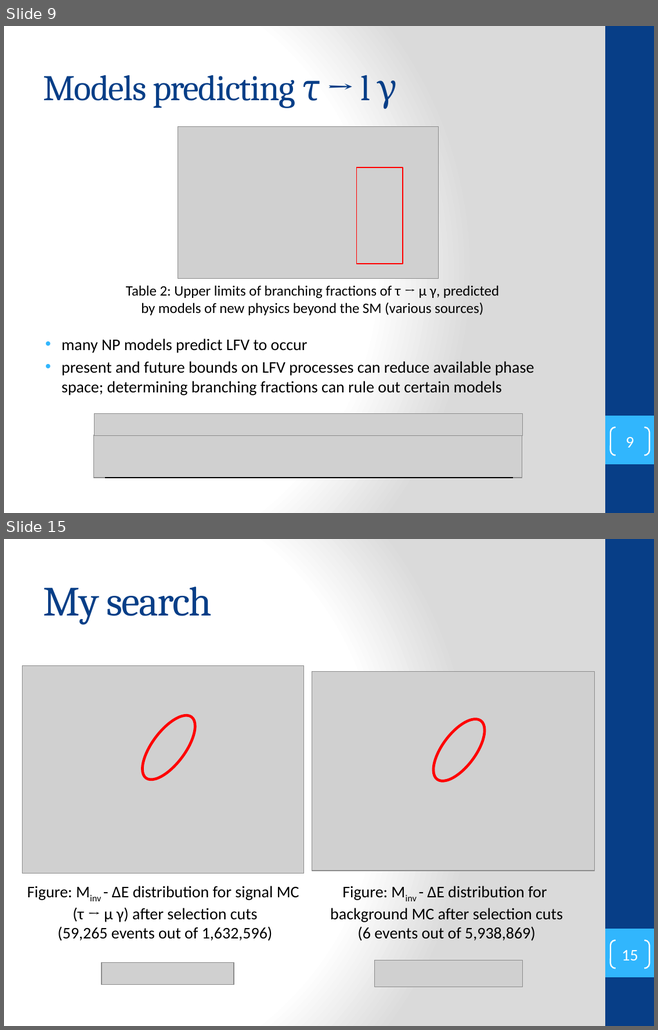
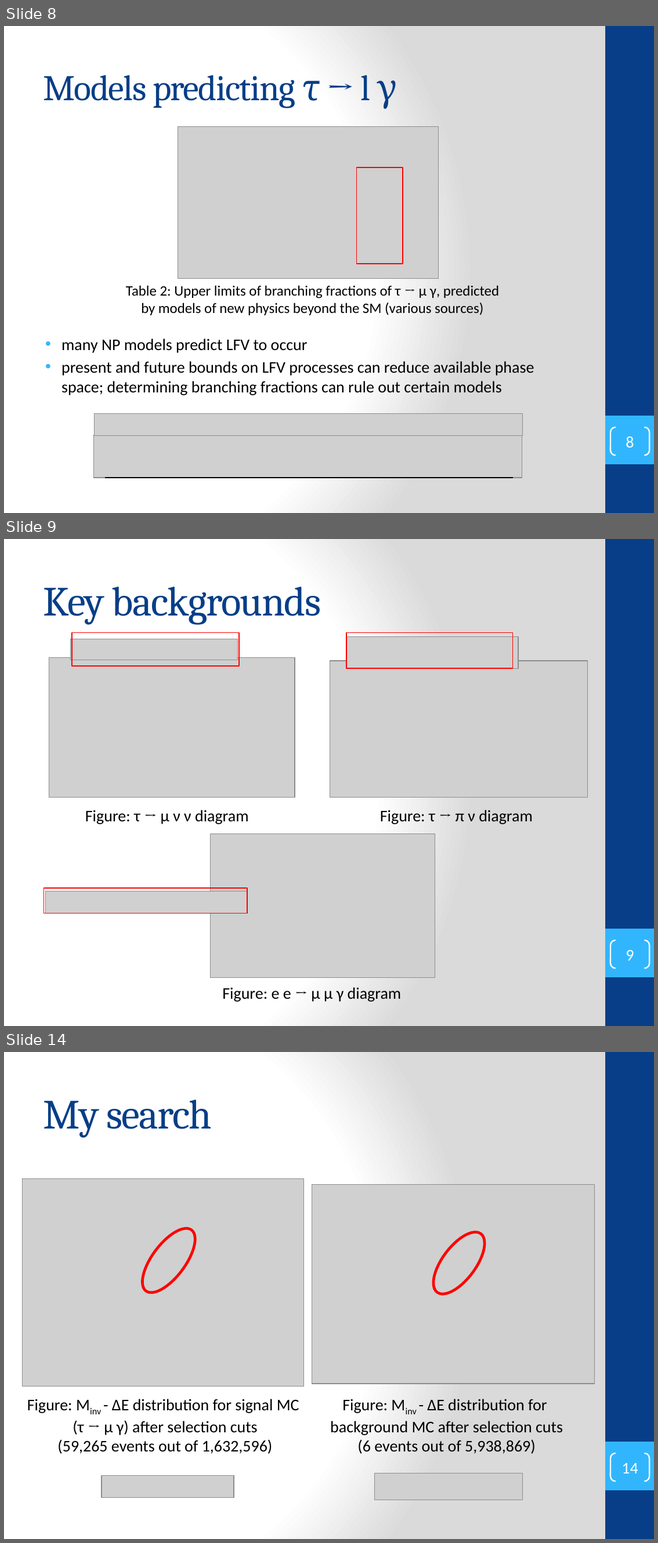
Before and after one commit to secret-agent-drone/lit-review, a slide deck: LiteratureReview_talk/lit_review_talk.pptx. Shown one above the other, each under a label of ours: slides 9 and 15 before the commit, slides 8, 9 and 14 after it; the slides between them are not shown. The pictures are 658x1030 and 658x1543 pixels, drawn with LibreOffice and Linux fonts; fonts in the diff are those of the drawing; grey boxes stand for pictures. Boxes give left, top, right and bottom in pixels: in the first picture for what was removed or moved away, otherwise in the second. Text is boxed around its words. In the diff, an @@ line names an element or a change of style, - is before the commit and + after.

```diff
--- a/LiteratureReview_talk/lit_review_talk.pptx
+++ b/LiteratureReview_talk/lit_review_talk.pptx
@@ slide 9 added at <box>4,539,654,1026</box>, background gradient #FFFFFF to #DADADA; not listed: 2 template elements that a slide beside it also shows @@
@@ title added at <box>43,587,321,624</box>, 46 pt, text #073E87 @@
+Key backgrounds
@@ group added at <box>49,632,295,824</box>: 2 pictures, 1 text, 1 rectangle @@
+Figure: τ → μ ν ν diagram
@@ group added at <box>329,632,587,824</box>: 2 pictures, 1 text, 1 rectangle @@
+Figure: τ → π ν diagram
@@ picture added at <box>210,834,435,978</box> @@
@@ rectangle added at <box>43,889,247,914</box>, outline #FF0000 1 pt @@
@@ picture added at <box>46,891,247,913</box> @@
@@ page number added at <box>610,940,649,968</box>, outline #FFFFFF 1.5 pt, 18 pt, text #FFFFFF @@
+9
@@ text added at <box>222,987,401,1002</box>, 18 pt, text #000000 @@
+Figure: e e → μ μ γ diagram
@@ what was slide 9 is now slide 8 @@
@@ page number at <box>625,437,633,448</box>: text changed @@
-9
+8
@@ what was slide 15 is now slide 14 @@
@@ page number at <box>621,1463,637,1474</box>: text changed @@
-15
+14
```
Also in this commit, not shown: 7 slides changed, 2 slides removed, 10 other files.
